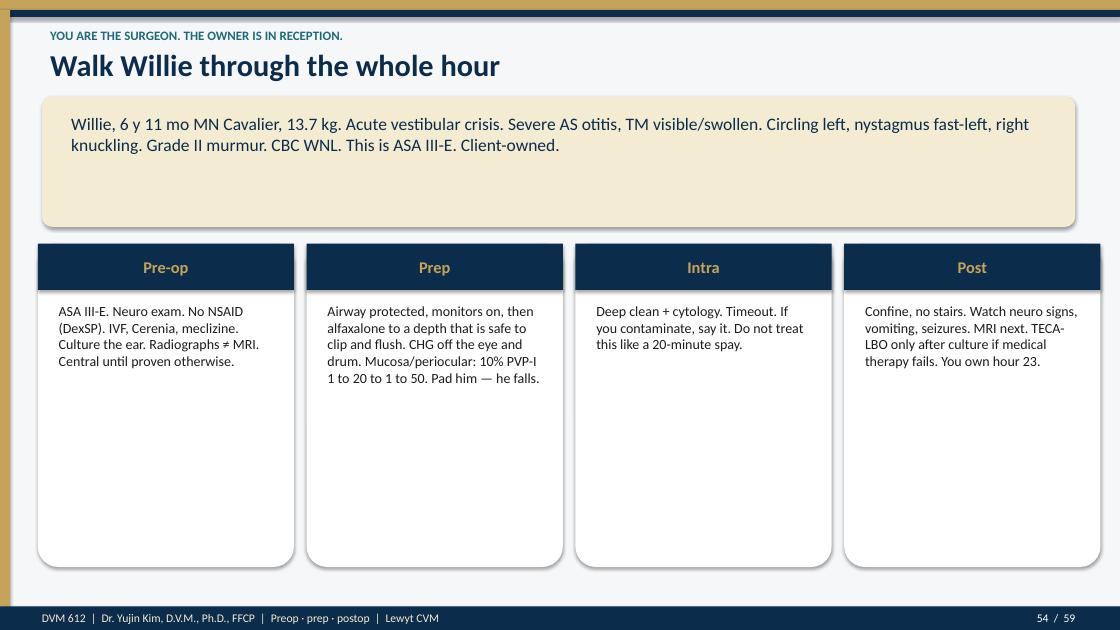
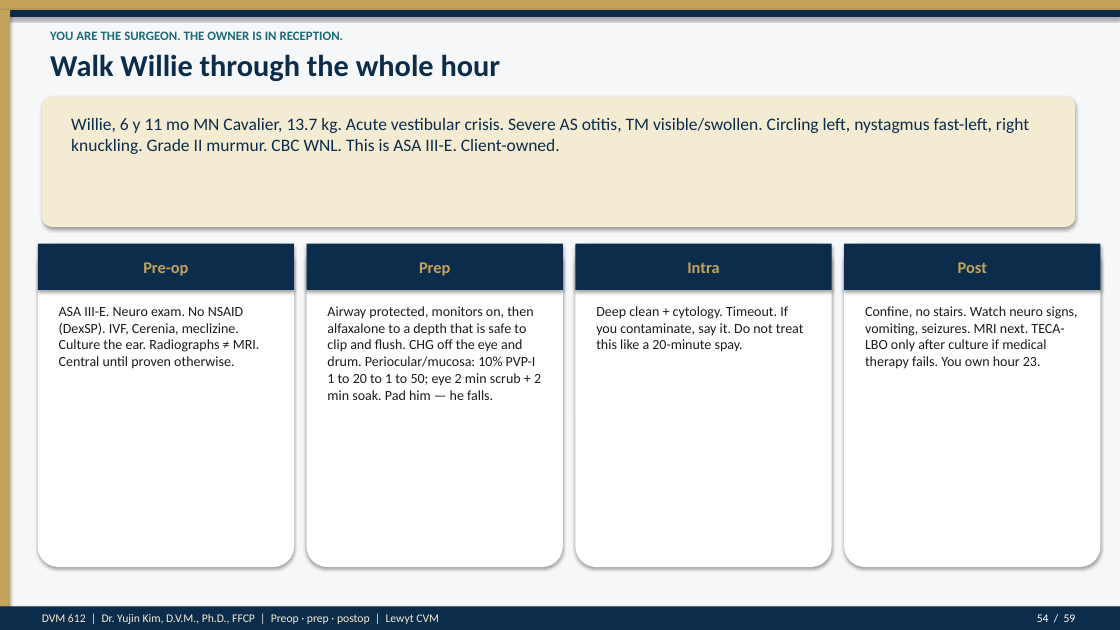
Before and after one commit to drkimvet/happycare, a slide deck: slide 54 of lectures/DVM-612_Week4_Preop_PatientPrep_Postop.pptx. Drawn at 1120x630 pixels with LibreOffice and Linux fonts; fonts in the diff are those of the drawing. Boxes give left, top, right and bottom in pixels: in the first picture for what was removed or moved away, otherwise in the second. Text is boxed around its words. In the diff, an @@ line names an element or a change of style, - is before the commit and + after.

```diff
--- a/lectures/DVM-612_Week4_Preop_PatientPrep_Postop.pptx
+++ b/lectures/DVM-612_Week4_Preop_PatientPrep_Postop.pptx
@@ text at (327,306,541,400): text changed @@
-Airway protected, monitors on, then alfaxalone to a depth that is safe to clip and flush. CHG off the eye and drum. Mucosa/periocular: 10% PVP-I 1 to 20 to 1 to 50. Pad him — he falls.
+Airway protected, monitors on, then alfaxalone to a depth that is safe to clip and flush. CHG off the eye and drum. Periocular/mucosa: 10% PVP-I 1 to 20 to 1 to 50; eye 2 min scrub + 2 min soak. Pad him — he falls.
```
Also in this commit, not shown: 10 other slides changed, 2 other files.
